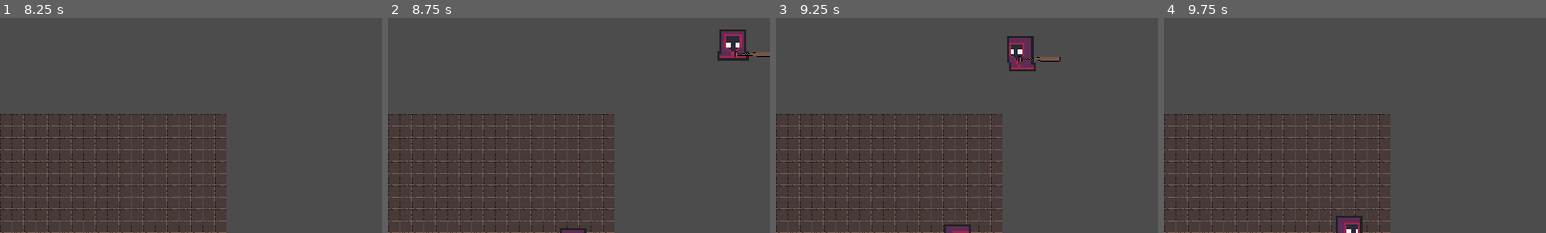
Above: before the commit, frames 1-4 (left to right).
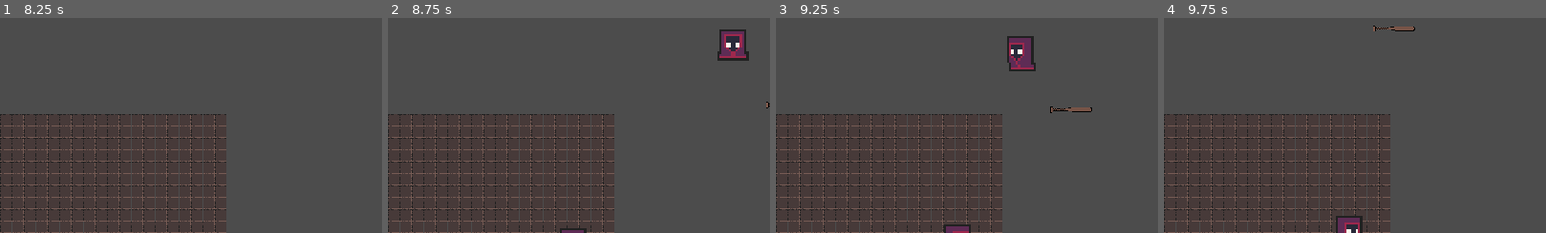
Above: after the commit, the same moments.

Repository: Kiingst/Dont-Bring-a-Bat-to-Gun-Fight
Game: Godot game, scene res://Assets/Levels/Level_Script/Level.tscn
Same seed, same stepped clock (60 frames per second), same inputs: the game is played once before the commit and once after it.
Inputs (mouse positions are % of the whole screen's width and height, from its top left):
- Up to frame 1 (8.25 s): tap Enter at 0.5, 5.75, 7.25 s; move the mouse to (45, 72) at 0.52 s; hold W (Move_Up) 0.53-2.03 s; tap Space (Roll) at 0.6, 2.1, 3.6, 4.25, 5.1, 6.5, 6.6, 8, 8.1 s; move the mouse to (80, 67) at 1.27 s; click (80, 67) at 1.35 s; move the mouse to (20, 36) at 2.02 s; hold A (Move_Left) 2.03-3.53 s; move the mouse to (55, 52) at 2.77 s; click (55, 52) at 2.85 s; move the mouse to (35, 26) at 3.52 s; hold S (Move_Down) 3.53-4.28 s; move the mouse to (72, 47) at 4.27 s; hold D (Move_Right) 4.28-5.03 s; click (72, 47) at 4.35 s; move the mouse to (30, 57) at 5.02 s; hold W (Move_Up) 5.03-5.78 s; move the mouse to (60, 29) at 5.77 s; hold D (Move_Right) 5.78-8.03 s; click (60, 29) at 5.85 s; move the mouse to (45, 72) at 6.52 s; move the mouse to (80, 67) at 7.27 s; click (80, 67) at 7.35 s; move the mouse to (20, 36) at 8.02 s; hold S (Move_Down) from 8.03 s (still down)
- Up to frame 2 (8.75 s): keep holding S (Move_Down)
- Up to frame 3 (9.25 s): move the mouse to (55, 52) at 8.77 s; release S (Move_Down) at 8.78 s; hold A (Move_Left) from 8.78 s (still down); click (55, 52) at 8.85 s
- Up to frame 4 (9.75 s): move the mouse to (35, 26) at 9.52 s; release A (Move_Left) at 9.53 s; hold W (Move_Up) from 9.53 s (still down); tap Space (Roll) at 9.6 s
The pictures show only the part of the screen within x 50-100%, y 2-52%; the shares and areas given below are measured in that part.

Frame 1 is identical in both runs. In frame 2, 0.2% of the frame differs, in the area x 90-100%, y 15-43%; in frame 3, 0.4%, in the area x 63-83%, y 17-45%; in frame 4, 0.2%.

Commit message:
Update Player.gd

Diff:
--- a/Assets/Player/Player_Script/Player.gd
+++ b/Assets/Player/Player_Script/Player.gd
@@ -150,8 +150,9 @@
 			var track_id = swing_left.find_track("Player_Weapon:position")
 			var key_id = swing_left.track_find_key(1, 0.2, false)
 			var look_vec = get_global_mouse_position() - global_position
+			var keyvalue = look_vec.normalized() * 100
 
-			swing_left.track_set_key_value(track_id, key_id, look_vec.normalized() * 20)
+			swing_left.track_set_key_value(track_id, key_id, keyvalue)
 			print("Swinging at")
 			var w = swing_left.track_get_key_value(track_id, key_id)
 			print(w)
